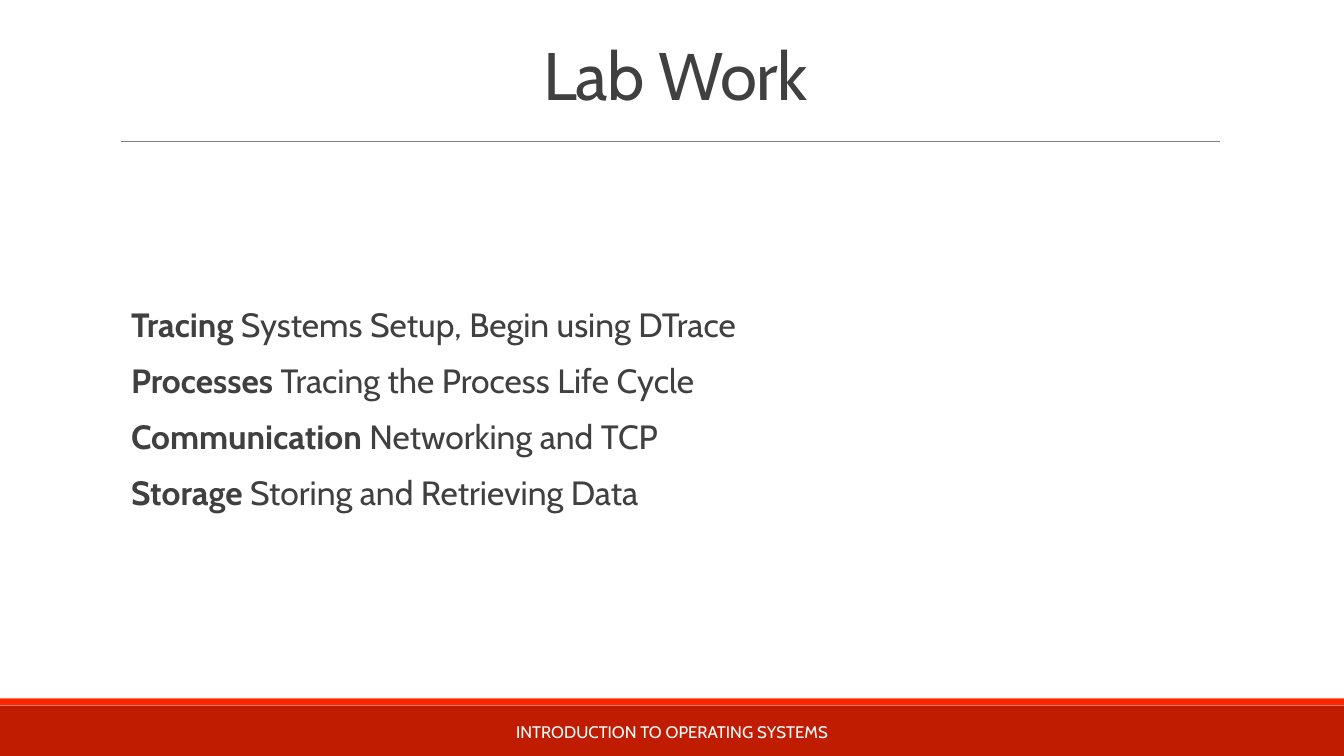
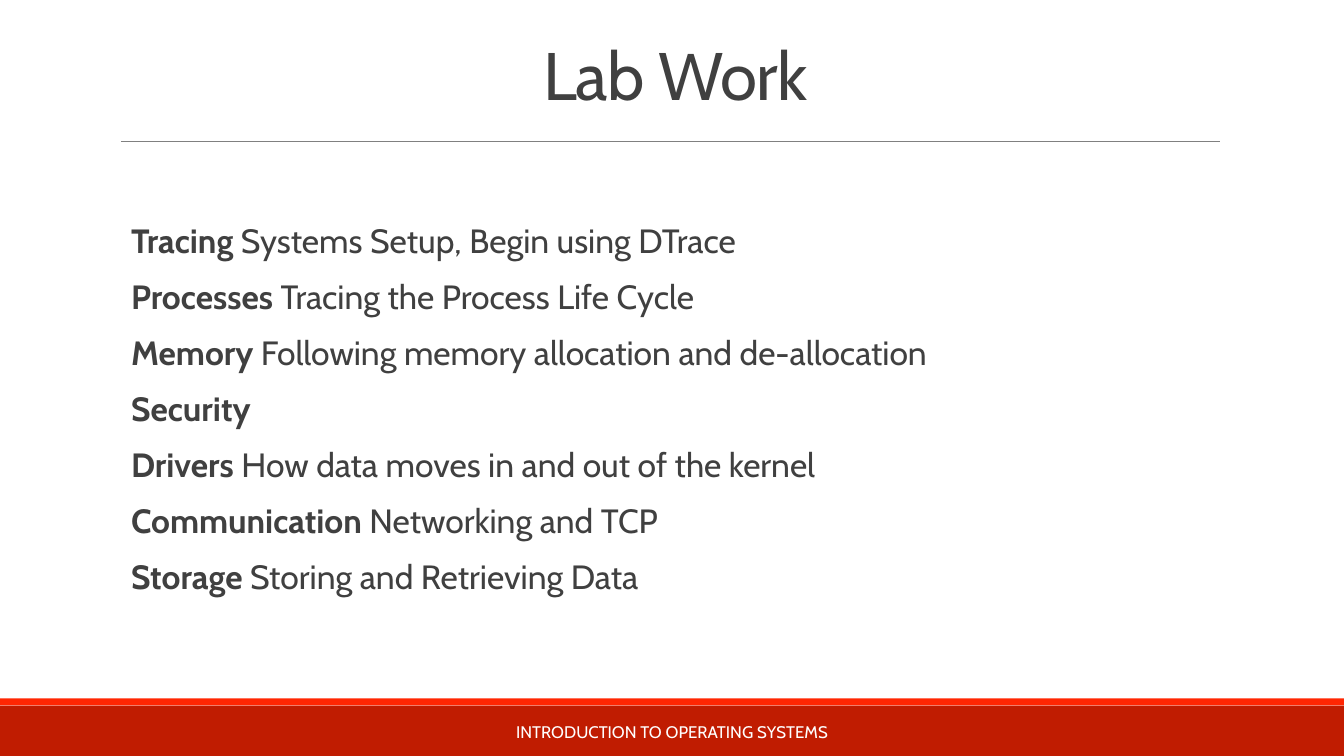
Before and after one commit to teachbsd/course, a slide deck: slide 8 of undergraduate/lectures/introduction.pptx (slide 6 before the commit). Drawn at 1344x756 pixels with LibreOffice and Linux fonts; fonts in the diff are those of the drawing; background and template pictures are left out. Boxes give left, top, right and bottom in pixels: in the first picture for what was removed or moved away, otherwise in the second. Text is boxed around its words. In the diff, an @@ line names an element or a change of style, - is before the commit and + after.

```diff
--- a/undergraduate/lectures/introduction.pptx
+++ b/undergraduate/lectures/introduction.pptx
@@ text at (131,340,927,478): paragraphs added @@
+  Memory Following memory allocation and de-allocation
+  Security
+  Drivers How data moves in and out of the kernel
```
Also in this commit, not shown: 9 other slides changed, 2 slides added, 1 slide removed.
